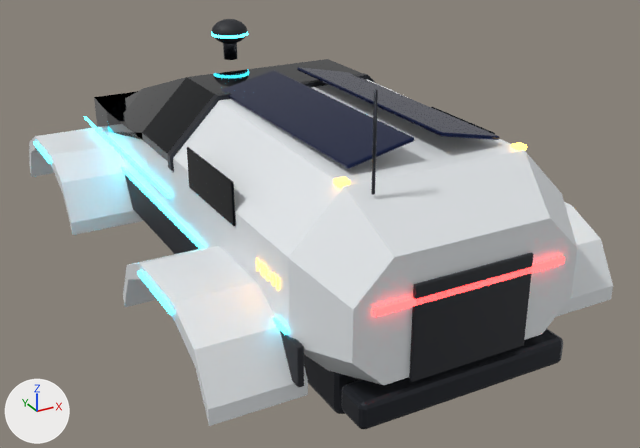
The FBX model My project/Assets/Resources/Garden/RoverBody.fbx as it was, and as the next commit left it.
One viewpoint serves both versions: a camera (50 mm lens) standing at (-3.52, -7.28, 4.41) and looking at (0.23, -0.46, 1.0). The axes (+X, +Y, +Z) are drawn at lower left. The lights are the same throughout. The older version comes first. Where no turn or scale is listed for an object, it has been applied to the vertices. Vertices at exactly the same position are counted once.

Script lines for the objects in view, before the commit:
```python
me_roverbody_mesh = bpy.data.meshes.new('RoverBody mesh')
me_roverbody_mesh.from_pydata(...)  # 2194 vertices, 2490 faces; spans x -1.85..1.85, y -3.1..3.18, z 0.51..2.95
me_roverbody_mesh.materials.append(mat_metal__3a3d44)  # dark grey #3a3d44
me_roverbody_mesh.materials.append(mat_mat__1e2128)  # black #1e2128
me_roverbody_mesh.materials.append(mat_mat__e8ecef)  # white #e8ecef
me_roverbody_mesh.materials.append(mat_metal__0c1218)  # black #0c1218
me_roverbody_mesh.materials.append(mat_glow__3fe0ff)  # cyan #3fe0ff, glowing cyan #3fe0ff
me_roverbody_mesh.materials.append(mat_glow__ffb547)  # orange #ffb547, glowing orange #ffb547
me_roverbody_mesh.materials.append(mat_glow__fff1dc)  # pale yellow #fff1dc, glowing pale yellow #fff1dc
me_roverbody_mesh.materials.append(mat_glow__ff3b3b)  # red #ff3b3b, glowing red #ff3b3b
me_roverbody_mesh.materials.append(mat_metal__1c2a55)  # dark blue #1c2a55
ob_roverbody_mesh = bpy.data.objects.new('RoverBody mesh', me_roverbody_mesh)
ob_roverbody_mesh.location = (0.0, 0.0, 0.0)
```
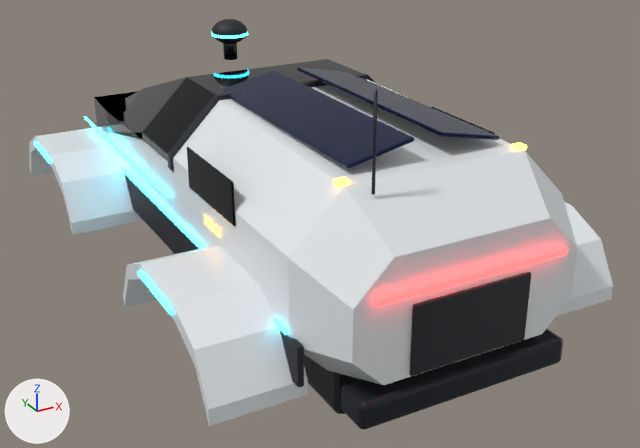
Patch to the scene script:
```diff
--- a/My project/Assets/Resources/Garden/RoverBody.fbx.py
+++ b/My project/Assets/Resources/Garden/RoverBody.fbx.py
@@ me_roverbody_mesh @@
 me_roverbody_mesh.from_pydata(...)  # 2194 vertices, 2490 faces; spans x -1.85..1.85, y -3.1..3.18, z 0.51..2.95
 # used by ob_roverbody_mesh; location = (0.0, 0.0, 0.0)
+# me_roverbody_mesh part 1: the loose piece of 8 vertices spanning x -1.19, y -2.46..-2.45, z 1.58..1.67 is moved by (0.0, 1.02, -0.02)
+# me_roverbody_mesh part 2: the loose piece of 192 vertices spanning x -1.19, y -2.42..-2.35, z 1.58..1.67 is moved by (0.0, 1.01, -0.02)
+# me_roverbody_mesh part 3: the loose piece of 188 vertices spanning x -1.19, y -2.3..-2.23, z 1.58..1.67 is moved by (0.0, 1.0, -0.02)
+# me_roverbody_mesh part 4: the loose piece of 30 vertices spanning x -1.19, y -2.21..-2.12, z 1.58..1.67 is moved by (0.0, 0.98, -0.02)
+# me_roverbody_mesh part 5: the loose piece of 8 vertices spanning x -0.8..0.8, y -3.09..-3.05, z 1.58..1.63 is moved by (0.0, -0.02, 0.08)
+# me_roverbody_mesh part 6: the loose piece of 56 vertices spanning x -0.5..0.5, y -3.09..-3.05, z 0.98..1.73 is scaled about its middle by (1, 1, 0.729), then moved by (0.0, 0.0, -0.05)
 me_roverbody_mesh.materials.append(mat_metal__3a3d44)
```

Boxes [x1, y1, x2, y2] around the edits, measured in the pictures (640 x 448 px; the box of a moved part takes in the faces that stretch with it):
part 1 of me_roverbody_mesh, moved or reshaped
    before: [277, 277, 279, 290]
    after: [218, 227, 220, 237]
part 2 of me_roverbody_mesh, moved or reshaped
    before: [271, 273, 276, 286]
    after: [214, 224, 218, 235]
part 3 of me_roverbody_mesh, moved or reshaped
    before: [263, 264, 269, 281]
    after: [209, 219, 213, 231]
part 4 of me_roverbody_mesh, moved or reshaped
    before: [256, 258, 263, 275]
    after: [204, 215, 209, 227]
part 5 of me_roverbody_mesh, moved or reshaped
    before: [374, 256, 565, 317]
    after: [375, 247, 568, 307]
part 6 of me_roverbody_mesh, moved or reshaped
    before: [409, 253, 533, 382]
    after: [409, 272, 531, 376]
